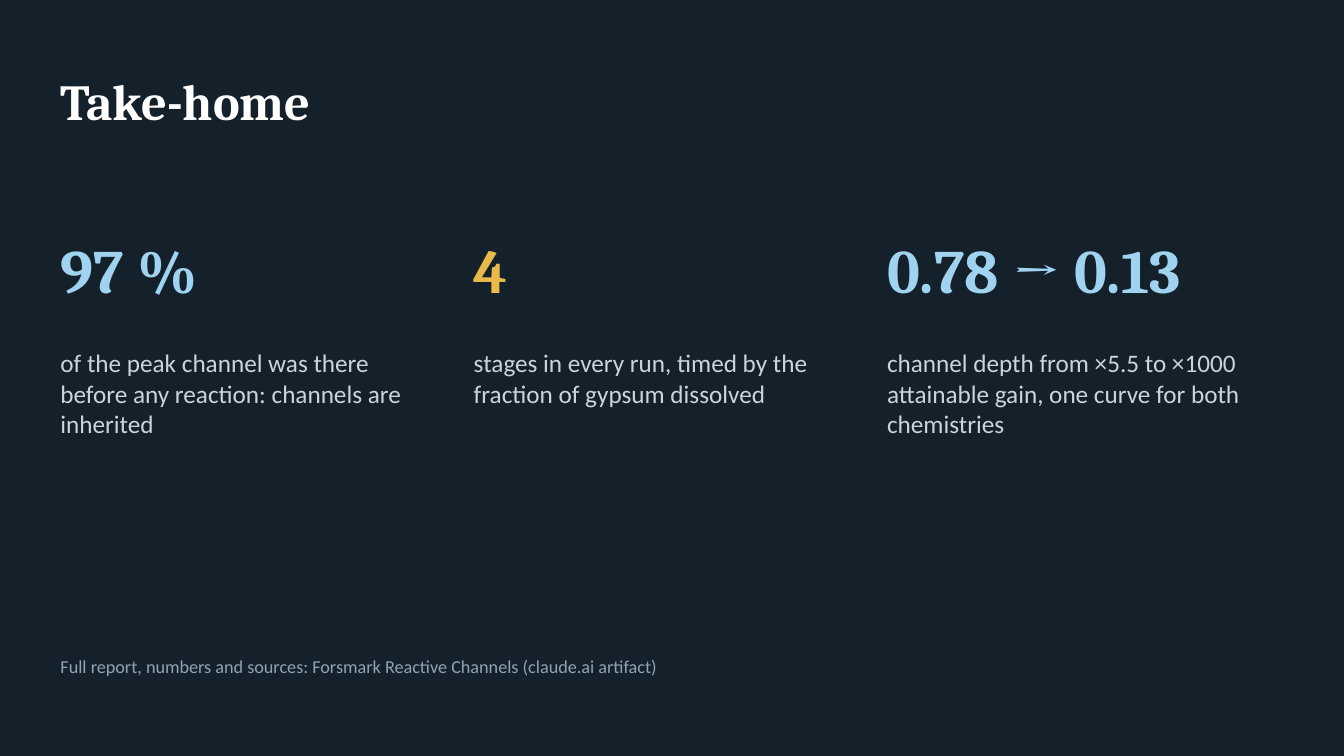
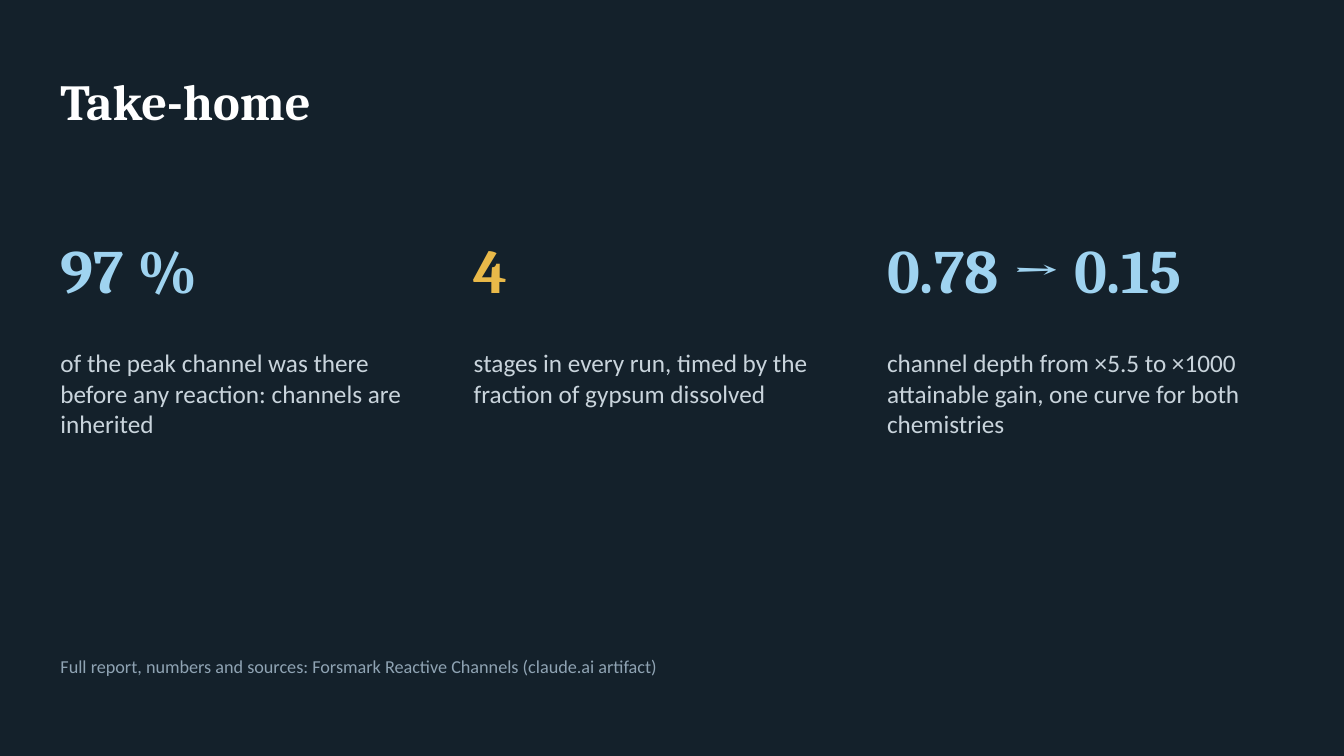
Before and after one commit to cr-sutton/BiGraFV_reactive_channelization, a slide deck: slide 35 of alpha_study/forsmark_reactive/deck/Forsmark_Reactive_Channels.pptx. Drawn at 1344x756 pixels with LibreOffice and Linux fonts; fonts in the diff are those of the drawing. Boxes give left, top, right and bottom in pixels: in the first picture for what was removed or moved away, otherwise in the second. Text is boxed around its words. In the diff, an @@ line names an element or a change of style, - is before the commit and + after.

```diff
--- a/alpha_study/forsmark_reactive/deck/Forsmark_Reactive_Channels.pptx
+++ b/alpha_study/forsmark_reactive/deck/Forsmark_Reactive_Channels.pptx
@@ text at [887, 251, 1181, 294]: text changed @@
-0.78 → 0.13
+0.78 → 0.15
```
Also in this commit, not shown: 1 other slide changed, 20 other files.
